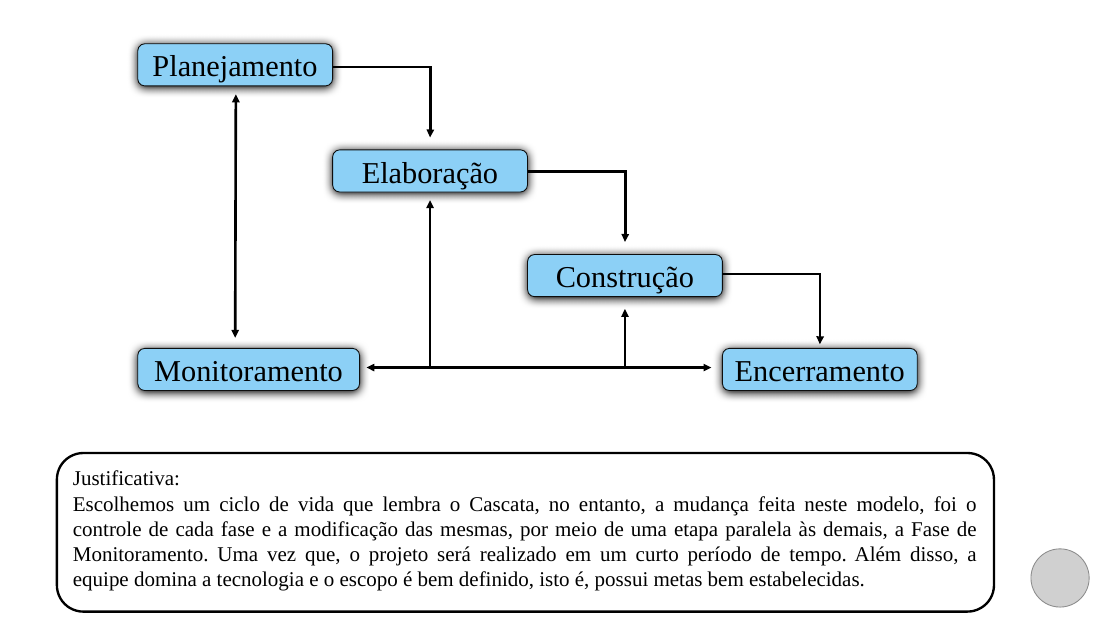
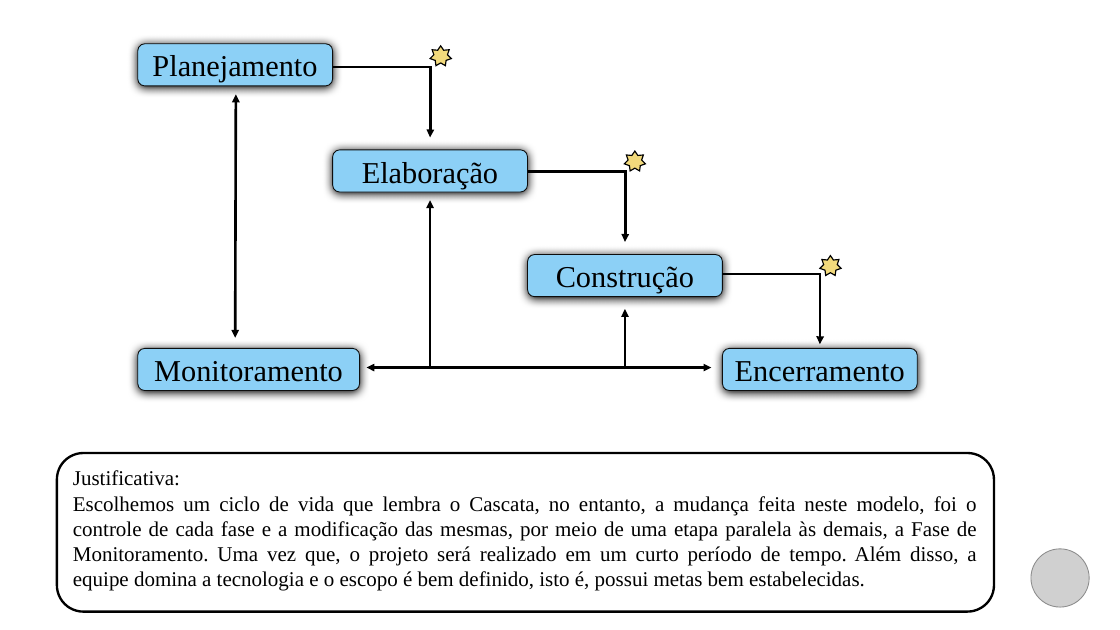
Before and after one commit to RafaelYon/Ficha-Limpa, a slide deck: slide 10 of Planejamento/PP Ficha Limpa.pptx (slide 7 before the commit). Drawn at 1120x630 pixels with LibreOffice and Linux fonts; fonts in the diff are those of the drawing; grey boxes stand for pictures; background and template pictures are left out. Boxes give left, top, right and bottom in pixels: in the first picture for what was removed or moved away, otherwise in the second. Text is boxed around its words. In the diff, an @@ line names an element or a change of style, - is before the commit and + after.

```diff
--- a/Planejamento/PP Ficha Limpa.pptx
+++ b/Planejamento/PP Ficha Limpa.pptx
@@ star added at box(430, 46, 451, 66), fill #F2DA7C, outline #000000 1 pt @@
@@ star added at box(624, 151, 645, 171), fill #F2DA7C, outline #000000 1 pt @@
@@ star added at box(820, 255, 841, 276), fill #F2DA7C, outline #000000 1 pt @@
```
Also in this commit, not shown: 5 other slides changed, 3 slides added, 3 other files.
